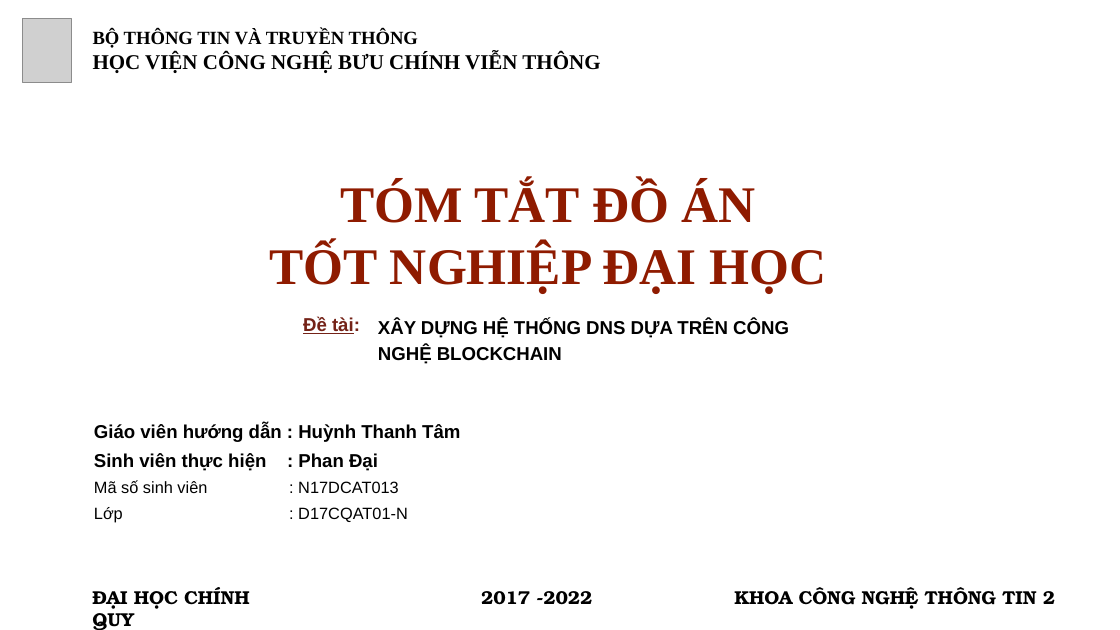
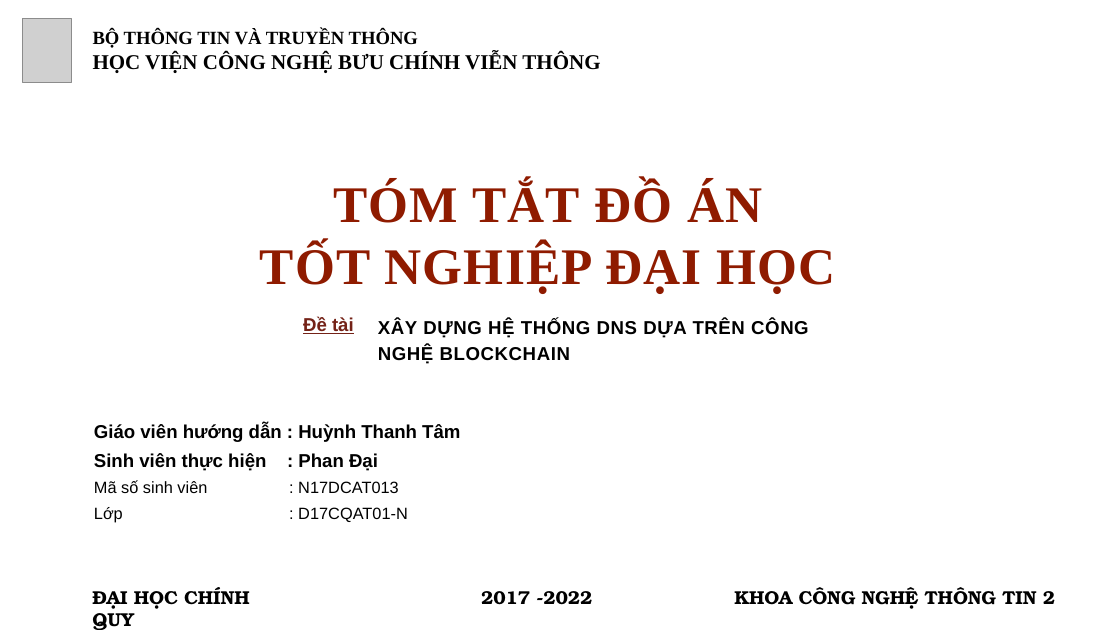
Before and after one commit to PerryPhan/Blockchain-DNS-document, a slide deck: slide 1 of slide/D17CQAT01_PhanDai_N17DCAT013.pptx. Drawn at 1120x630 pixels with LibreOffice and Linux fonts; fonts in the diff are those of the drawing; grey boxes stand for pictures; background and template pictures are left out. Boxes give left, top, right and bottom in pixels: in the first picture for what was removed or moved away, otherwise in the second. Text is boxed around its words. In the diff, an @@ line names an element or a change of style, - is before the commit and + after.

Commit message:
slide a bit

```diff
--- a/slide/D17CQAT01_PhanDai_N17DCAT013.pptx
+++ b/slide/D17CQAT01_PhanDai_N17DCAT013.pptx
@@ text "TÓM TẮT ĐỒ ÁN" at [260,182,836,294]: letter spacing 0 to 1 pt @@
@@ text at [303,316,354,334]: text changed @@
-Đề tài:
+Đề tài
@@ title "XÂY DỰNG HỆ THỐNG DNS ..." at [378,320,809,364]: letter spacing 0 to 0.5 pt @@
```
Also in this commit, not shown: 7 other slides changed.
